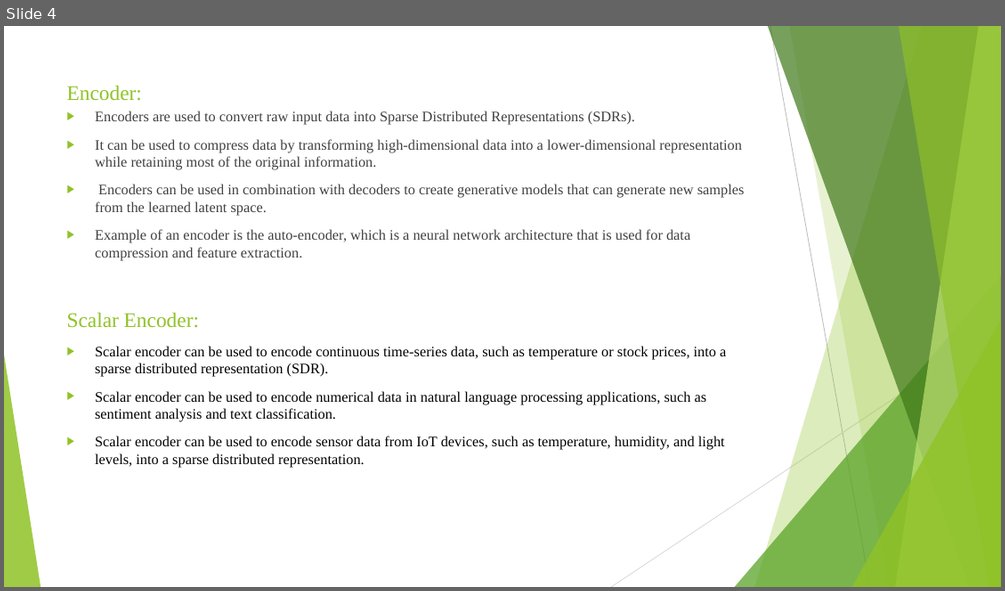
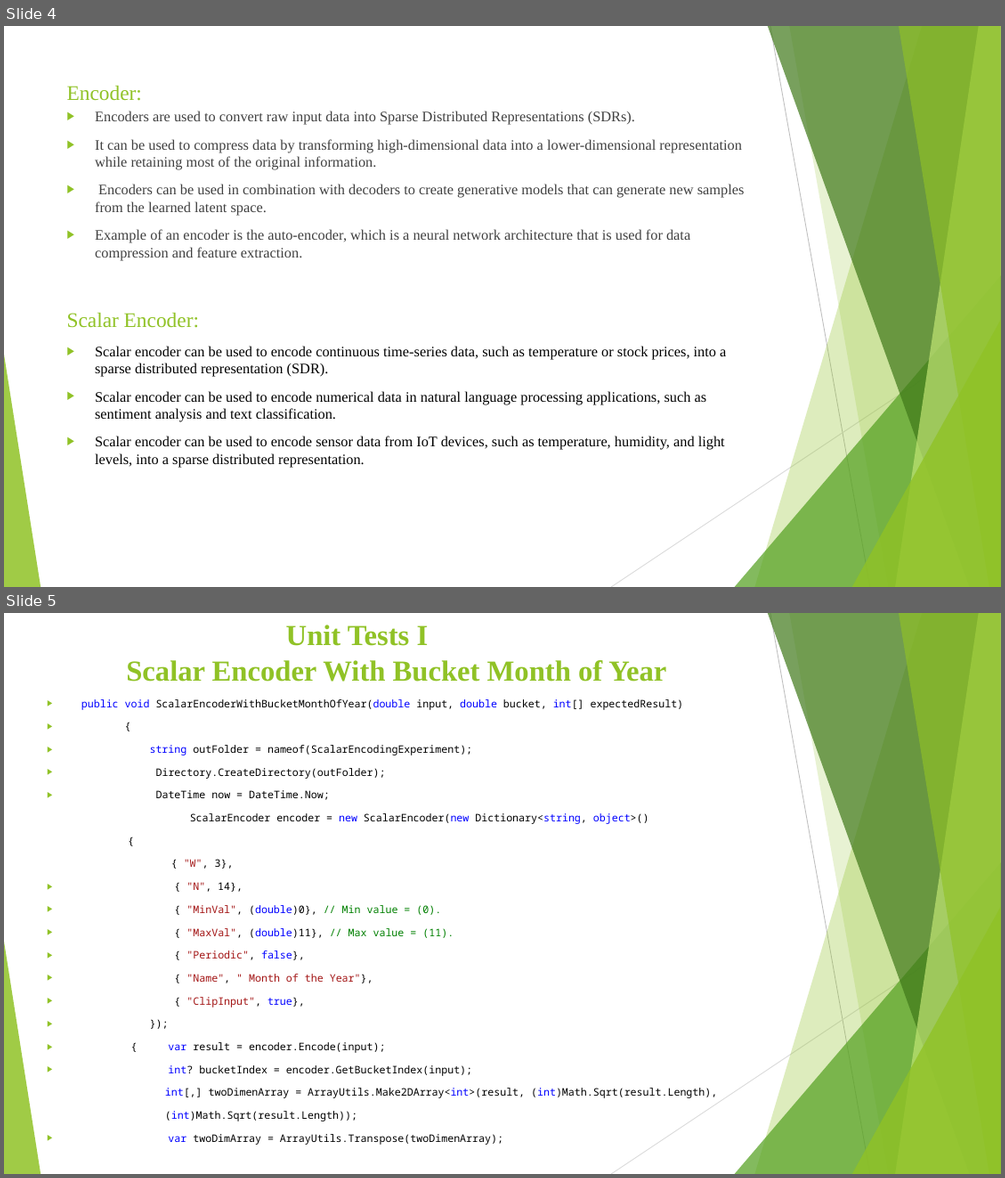
Before and after one commit to AqibJaved123/neocortexapi_Team_ScalarEncoder, a slide deck: source/Team_ScalarEcoder_Documentation/Scalar Encoder with Buckets (1).pptx. Shown one above the other, each under a label of ours: slide 4 before the commit, slides 4 and 5 after it. The pictures are 1005x591 and 1005x1178 pixels, drawn with LibreOffice and Linux fonts; fonts in the diff are those of the drawing. Boxes give left, top, right and bottom in pixels: in the first picture for what was removed or moved away, otherwise in the second. Text is boxed around its words. In the diff, an @@ line names an element or a change of style, - is before the commit and + after.

```diff
--- a/source/Team_ScalarEcoder_Documentation/Scalar Encoder with Buckets (1).pptx
+++ b/source/Team_ScalarEcoder_Documentation/Scalar Encoder with Buckets (1).pptx
@@ slide 5 added at (4,613,1001,1174), background #FFFFFF; not listed: 10 template elements that a slide beside it also shows @@
@@ title added at (126,625,666,682), 28 pt, text #90C226, bold @@
+Unit Tests I
+Scalar Encoder With Bucket Month of Year
@@ text added at (81,699,717,1144), 10 pt, text #000000 @@
+▶ public void ScalarEncoderWithBucketMonthOfYear(double input, double bucket, int[] expectedResult)
+▶ {
+▶ string outFolder = nameof(ScalarEncodingExperiment);
+▶ Directory.CreateDirectory(outFolder);
+▶ DateTime now = DateTime.Now;
+ScalarEncoder encoder = new ScalarEncoder(new Dictionary<string, object>()
+{
+{ "W", 3},
+▶ { "N", 14},
+▶ { "MinVal", (double)0}, // Min value = (0).
+▶ { "MaxVal", (double)11}, // Max value = (11).
+▶ { "Periodic", false},
+▶ { "Name", " Month of the Year"},
+▶ { "ClipInput", true},
+▶ });
+▶ { var result = encoder.Encode(input);
+▶ int? bucketIndex = encoder.GetBucketIndex(input);
+int[,] twoDimenArray = ArrayUtils.Make2DArray<int>(result, (int)Math.Sqrt(result.Length),
+(int)Math.Sqrt(result.Length));
+▶ var twoDimArray = ArrayUtils.Transpose(twoDimenArray);
```
Also in this commit, not shown: 4 slides changed, 15 other slides added, 20 slides removed.
